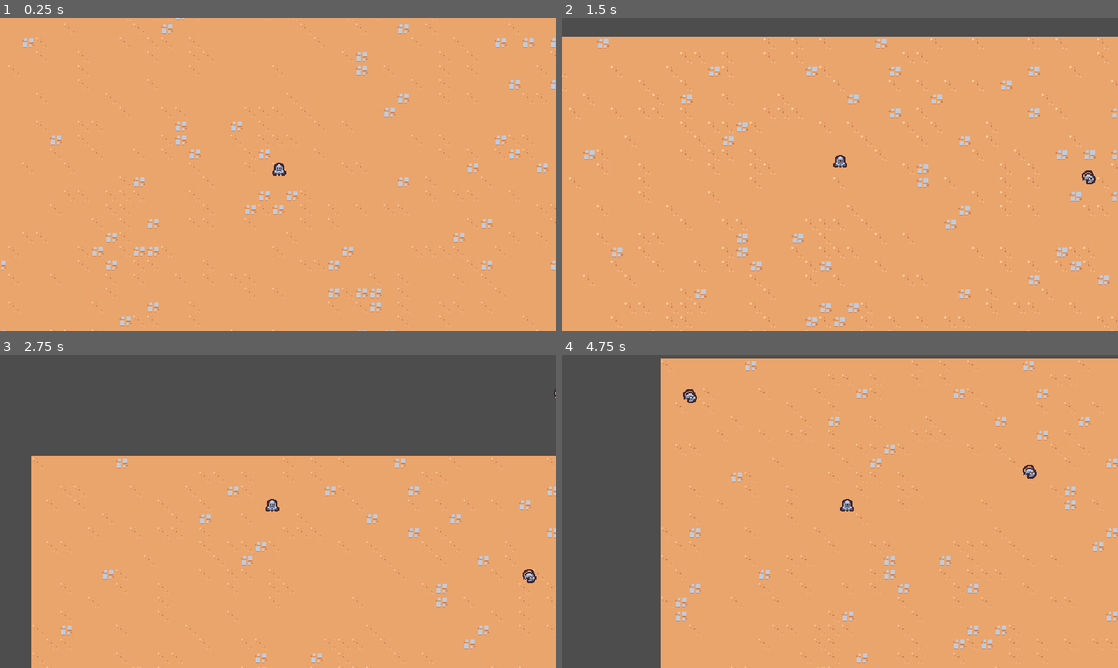
Above: before the commit, frames 1-4 (two rows, left to right).
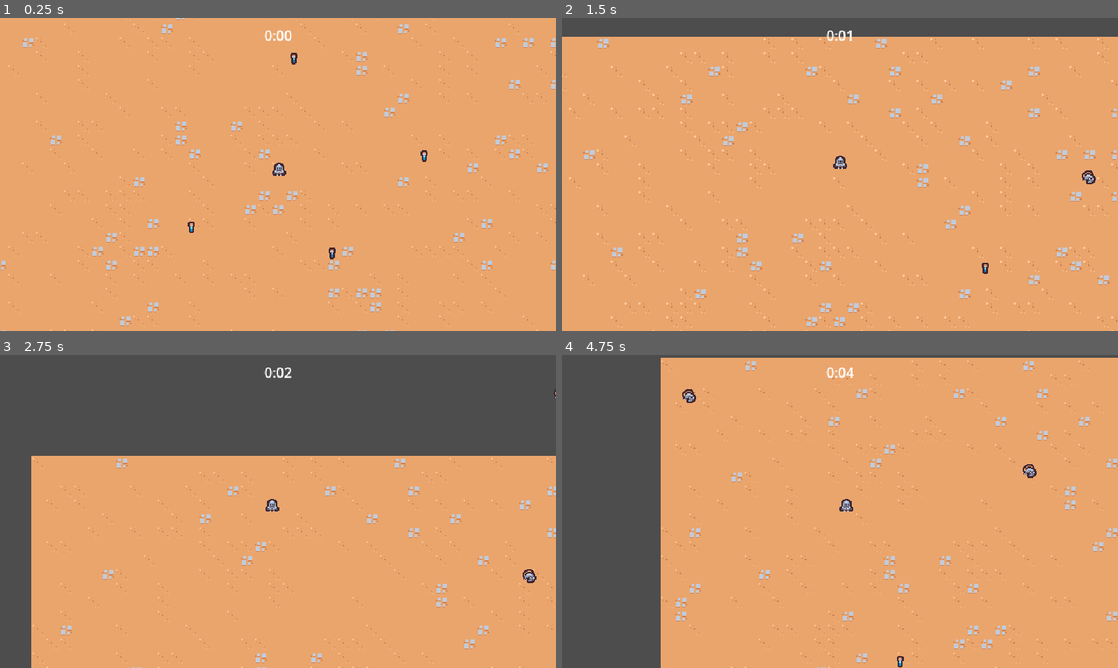
Above: after the commit, the same moments.

Repository: SevanBadal/godot-2d-exploration
Game: Godot game, scene res://scenes/main/main.tscn
Same seed, same stepped clock (60 frames per second), same inputs: the game is played once before the commit and once after it.
Inputs:
- Up to frame 1 (0.25 s): no input
- Up to frame 2 (1.5 s): hold W (move_up) from 0.53 s (still down)
- Up to frame 3 (2.75 s): release W (move_up) at 2.03 s; hold A (move_left) from 2.03 s (still down)
- Up to frame 4 (4.75 s): release A (move_left) at 3.53 s; hold S (move_down) 3.53-4.28 s; hold D (move_right) from 4.28 s (still down)

The runs differ from the first frame. In frame 1, 0.2% of the frame differs, in the area x 33-77%, y 4-78%; in frame 2, 0.2%; in frame 3, less than 0.1%; in frame 4, 0.4%, in the area x 17-100%, y 0-100%.

Commit message:
basic UI elements

Diff:
--- a/project.godot
+++ b/project.godot
@@ -14,6 +14,10 @@
 run/main_scene="res://scenes/main/main.tscn"
 config/features=PackedStringArray("4.3", "Forward Plus")
 config/icon="res://icon.svg"
+
+[autoload]
+
+GameEvent="*res://scenes/autoload/game_event.tscn"
 
 [display]
 
@@ -65,8 +69,8 @@
 2d_physics/layer_2="Player"
 2d_physics/layer_3="Enemy"
 2d_physics/layer_4="EnemyCollision"
+2d_physics/layer_5="PlayerPickup"
 
 [rendering]
 
 textures/canvas_textures/default_texture_filter=0
-2d/snap/snap_2d_transforms_to_pixel=true
--- /dev/null
+++ b/scenes/autoload/game_event.gd
@@ -0,0 +1,6 @@
+extends Node
+
+signal experience_vial_collected(number: float)
+
+func emit_experience_vial_collected(number: float):
+	experience_vial_collected.emit(number)
--- /dev/null
+++ b/scenes/autoload/game_event.tscn
@@ -0,0 +1,6 @@
+[gd_scene load_steps=2 format=3 uid="uid://da5mp7mogxbd2"]
+
+[ext_resource type="Script" path="res://scenes/autoload/game_event.gd" id="1_dlprt"]
+
+[node name="GameEvent" type="Node"]
+script = ExtResource("1_dlprt")
--- a/scenes/basic_enemy/basic_enemy.tscn
+++ b/scenes/game_object/basic_enemy/basic_enemy.tscn
@@ -1,7 +1,7 @@
 [gd_scene load_steps=5 format=3 uid="uid://w7mbqc56vspn"]
 
-[ext_resource type="Script" path="res://scenes/basic_enemy/basic_enemy.gd" id="1_qij3m"]
-[ext_resource type="Texture2D" uid="uid://c3m4ybbp213vn" path="res://scenes/basic_enemy/basic_enemy.png" id="2_vvne3"]
+[ext_resource type="Script" path="res://scenes/game_object/basic_enemy/basic_enemy.gd" id="1_qij3m"]
+[ext_resource type="Texture2D" uid="uid://c3m4ybbp213vn" path="res://scenes/game_object/basic_enemy/basic_enemy.png" id="2_vvne3"]
 
 [sub_resource type="CircleShape2D" id="CircleShape2D_ooyti"]
 radius = 12.0
--- /dev/null
+++ b/scenes/game_object/experience_vile/experience_vile.gd
@@ -0,0 +1,10 @@
+extends Node2D
+
+
+# Called when the node enters the scene tree for the first time.
+func _ready() -> void:
+	$Area2D.area_entered.connect(on_area_entered)
+
+func on_area_entered(other_area: Area2D):
+	GameEvent.emit_experience_vial_collected(4)
+	queue_free()
--- /dev/null
+++ b/scenes/game_object/experience_vile/experience_vile.tscn
@@ -0,0 +1,20 @@
+[gd_scene load_steps=4 format=3 uid="uid://cto8vlafv4qwv"]
+
+[ext_resource type="Script" path="res://scenes/game_object/experience_vile/experience_vile.gd" id="1_a7v67"]
+[ext_resource type="Texture2D" uid="uid://bovru3lb8s6pa" path="res://scenes/game_object/experience_vile/experience_vile.png" id="2_ow5vh"]
+
+[sub_resource type="CircleShape2D" id="CircleShape2D_r46u1"]
+radius = 16.0
+
+[node name="ExperienceVile" type="Node2D"]
+script = ExtResource("1_a7v67")
+
+[node name="Area2D" type="Area2D" parent="."]
+collision_layer = 0
+collision_mask = 16
+
+[node name="CollisionShape2D" type="CollisionShape2D" parent="Area2D"]
+shape = SubResource("CircleShape2D_r46u1")
+
+[node name="Sprite2D" type="Sprite2D" parent="."]
+texture = ExtResource("2_ow5vh")
--- a/scenes/game_camera/game_camera.tscn
+++ b/scenes/game_object/game_camera/game_camera.tscn
@@ -1,6 +1,6 @@
 [gd_scene load_steps=2 format=3 uid="uid://b6jwmja0202cb"]
 
-[ext_resource type="Script" path="res://scenes/game_camera/game_camera.gd" id="1_jao1i"]
+[ext_resource type="Script" path="res://scenes/game_object/game_camera/game_camera.gd" id="1_jao1i"]
 
 [node name="GameCamera" type="Camera2D"]
 script = ExtResource("1_jao1i")
--- a/scenes/player/player.tscn
+++ b/scenes/game_object/player/player.tscn
@@ -1,8 +1,11 @@
-[gd_scene load_steps=5 format=3 uid="uid://brp6c6mpit0gn"]
+[gd_scene load_steps=6 format=3 uid="uid://brp6c6mpit0gn"]
 
-[ext_resource type="Texture2D" uid="uid://es7eqva1y1fy" path="res://scenes/player/player.png" id="1_bo0nd"]
-[ext_resource type="Script" path="res://scenes/player/player.gd" id="1_ste3k"]
+[ext_resource type="Texture2D" uid="uid://es7eqva1y1fy" path="res://scenes/game_object/player/player.png" id="1_bo0nd"]
+[ext_resource type="Script" path="res://scenes/game_object/player/player.gd" id="1_ste3k"]
 [ext_resource type="PackedScene" uid="uid://o54nbb3gmvix" path="res://scenes/ability/sword_ability_controller/sword_ability_controller.tscn" id="2_sx7bu"]
+
+[sub_resource type="CircleShape2D" id="CircleShape2D_tmdyy"]
+radius = 32.0
 
 [sub_resource type="CircleShape2D" id="CircleShape2D_dc6bw"]
 radius = 5.0
@@ -16,6 +19,16 @@
 
 [node name="SwordAbilityController" parent="AbilityManager" instance=ExtResource("2_sx7bu")]
 
+[node name="Area2D" type="Area2D" parent="."]
+collision_layer = 16
+collision_mask = 0
+
+[node name="CollisionShape2D" type="CollisionShape2D" parent="Area2D"]
+light_mask = 0
+visibility_layer = 0
+position = Vector2(0, -5)
+shape = SubResource("CircleShape2D_tmdyy")
+
 [node name="Sprite2D" type="Sprite2D" parent="."]
 texture = ExtResource("1_bo0nd")
 offset = Vector2(0, -8)
--- a/scenes/main/main.tscn
+++ b/scenes/main/main.tscn
@@ -1,14 +1,25 @@
-[gd_scene load_steps=5 format=3 uid="uid://boeqlijb0psqk"]
+[gd_scene load_steps=9 format=3 uid="uid://boeqlijb0psqk"]
 
-[ext_resource type="PackedScene" uid="uid://b6jwmja0202cb" path="res://scenes/game_camera/game_camera.tscn" id="1_5l0fp"]
-[ext_resource type="PackedScene" uid="uid://brp6c6mpit0gn" path="res://scenes/player/player.tscn" id="1_l38w4"]
+[ext_resource type="PackedScene" uid="uid://b6jwmja0202cb" path="res://scenes/game_object/game_camera/game_camera.tscn" id="1_5l0fp"]
+[ext_resource type="PackedScene" uid="uid://brp6c6mpit0gn" path="res://scenes/game_object/player/player.tscn" id="1_l38w4"]
 [ext_resource type="TileSet" uid="uid://cs1hvy36tsa4t" path="res://resources/tileset.tres" id="1_n0m10"]
 [ext_resource type="PackedScene" uid="uid://bwsy4sndd7tut" path="res://scenes/manager/enemy_manager.tscn" id="1_p642y"]
+[ext_resource type="PackedScene" uid="uid://06pl158bh4vx" path="res://scenes/ui/arena_time_ui.tscn" id="1_rfhp7"]
+[ext_resource type="PackedScene" uid="uid://drjmgltt0cfau" path="res://scenes/manager/arena_time_manager.tscn" id="2_a565s"]
+[ext_resource type="PackedScene" uid="uid://cn0qwnclsua58" path="res://scenes/manager/experience_manager.tscn" id="4_4lgfi"]
+[ext_resource type="PackedScene" uid="uid://cto8vlafv4qwv" path="res://scenes/game_object/experience_vile/experience_vile.tscn" id="7_33tnh"]
 
 [node name="Main" type="Node"]
 metadata/_edit_vertical_guides_ = [-1063.0]
 
+[node name="ArenaTimeUI" parent="." node_paths=PackedStringArray("arena_time_manager") instance=ExtResource("1_rfhp7")]
+arena_time_manager = NodePath("../ArenaTimeManager")
+
+[node name="ArenaTimeManager" parent="." instance=ExtResource("2_a565s")]
+
 [node name="EnemyManager" parent="." instance=ExtResource("1_p642y")]
+
+[node name="ArenaExperienceManager" parent="." instance=ExtResource("4_4lgfi")]
 
 [node name="GameCamera" parent="." instance=ExtResource("1_5l0fp")]
 
@@ -20,3 +31,15 @@
 
 [node name="Player" parent="." instance=ExtResource("1_l38w4")]
 position = Vector2(379, 289)
+
+[node name="ExperienceVile" parent="." instance=ExtResource("7_33tnh")]
+position = Vector2(278, 348)
+
+[node name="ExperienceVile2" parent="." instance=ExtResource("7_33tnh")]
+position = Vector2(546, 266)
+
+[node name="ExperienceVile3" parent="." instance=ExtResource("7_33tnh")]
+position = Vector2(396, 154)
+
+[node name="ExperienceVile4" parent="." instance=ExtResource("7_33tnh")]
+position = Vector2(440, 378)
--- /dev/null
+++ b/scenes/manager/arena_time_manager.gd
@@ -0,0 +1,6 @@
+extends Node
+
+@onready var time = $Timer # use if referencing many times
+
+func get_time_elapsed():
+	return time.wait_time - time.time_left
--- /dev/null
+++ b/scenes/manager/arena_time_manager.tscn
@@ -0,0 +1,11 @@
+[gd_scene load_steps=2 format=3 uid="uid://drjmgltt0cfau"]
+
+[ext_resource type="Script" path="res://scenes/manager/arena_time_manager.gd" id="1_6woyl"]
+
+[node name="ArenaTimeManager" type="Node"]
+script = ExtResource("1_6woyl")
+
+[node name="Timer" type="Timer" parent="."]
+wait_time = 60.0
+one_shot = true
+autostart = true
--- a/scenes/manager/enemy_manager.tscn
+++ b/scenes/manager/enemy_manager.tscn
@@ -1,7 +1,7 @@
 [gd_scene load_steps=3 format=3 uid="uid://bwsy4sndd7tut"]
 
 [ext_resource type="Script" path="res://scenes/manager/enemy_manager.gd" id="1_x2v7i"]
-[ext_resource type="PackedScene" uid="uid://w7mbqc56vspn" path="res://scenes/basic_enemy/basic_enemy.tscn" id="2_brwdg"]
+[ext_resource type="PackedScene" uid="uid://w7mbqc56vspn" path="res://scenes/game_object/basic_enemy/basic_enemy.tscn" id="2_brwdg"]
 
 [node name="EnemyManager" type="Node"]
 script = ExtResource("1_x2v7i")
--- /dev/null
+++ b/scenes/manager/experience_manager.gd
@@ -0,0 +1,13 @@
+extends Node
+
+var current_experience = 0
+
+func _ready():
+	GameEvent.experience_vial_collected.connect(on_experience_vial_collected)
+
+func increment_experience(number: float):
+	current_experience += number
+	print("current experience " + str(current_experience))
+
+func on_experience_vial_collected(number: float):
+	increment_experience(number)
--- /dev/null
+++ b/scenes/manager/experience_manager.tscn
@@ -0,0 +1,6 @@
+[gd_scene load_steps=2 format=3 uid="uid://cn0qwnclsua58"]
+
+[ext_resource type="Script" path="res://scenes/manager/experience_manager.gd" id="1_61sgt"]
+
+[node name="ExperienceManager" type="Node"]
+script = ExtResource("1_61sgt")
--- /dev/null
+++ b/scenes/ui/arena_time_ui.gd
@@ -0,0 +1,16 @@
+extends CanvasLayer
+
+
+@export var arena_time_manager: Node
+@onready var label = %Label
+
+func _process(_delta):
+	if arena_time_manager == null:
+		return
+	var time_elapsed = arena_time_manager.get_time_elapsed()
+	label.text = format_seconds_to_string(time_elapsed)
+
+func format_seconds_to_string(seconds: float):
+	var minutes = floor(seconds / 60)
+	var remaining_seconds = seconds - (minutes * 60)
+	return str(minutes) + ":" + "%02d" % floor(remaining_seconds)
--- /dev/null
+++ b/scenes/ui/arena_time_ui.tscn
@@ -0,0 +1,22 @@
+[gd_scene load_steps=2 format=3 uid="uid://06pl158bh4vx"]
+
+[ext_resource type="Script" path="res://scenes/ui/arena_time_ui.gd" id="1_pdwo5"]
+
+[node name="ArenaTimeUI" type="CanvasLayer"]
+script = ExtResource("1_pdwo5")
+
+[node name="MarginContainer" type="MarginContainer" parent="."]
+anchors_preset = 15
+anchor_right = 1.0
+anchor_bottom = 1.0
+grow_horizontal = 2
+grow_vertical = 2
+mouse_filter = 2
+theme_override_constants/margin_top = 8
+
+[node name="Label" type="Label" parent="MarginContainer"]
+unique_name_in_owner = true
+layout_mode = 2
+size_flags_horizontal = 4
+size_flags_vertical = 0
+text = "Test"
--- /dev/null
+++ b/scenes/ui/experience_ui.tscn
@@ -0,0 +1,29 @@
+[gd_scene load_steps=2 format=3 uid="uid://cpeeecekjoysk"]
+
+[sub_resource type="GDScript" id="GDScript_5gqsy"]
+script/source = "extends CanvasLayer
+
+
+# Called when the node enters the scene tree for the first time.
+func _ready() -> void:
+
+
+"
+
+[node name="ExperienceUI" type="CanvasLayer"]
+script = SubResource("GDScript_5gqsy")
+
+[node name="MarginContainer" type="MarginContainer" parent="."]
+anchors_preset = 15
+anchor_right = 1.0
+anchor_bottom = 1.0
+grow_horizontal = 2
+grow_vertical = 2
+theme_override_constants/margin_right = 8
+
+[node name="Label" type="Label" parent="MarginContainer"]
+unique_name_in_owner = true
+layout_mode = 2
+size_flags_horizontal = 8
+size_flags_vertical = 0
+text = "Count: 0"
Renamed: scenes/basic_enemy/basic_enemy.gd -> scenes/game_object/basic_enemy/basic_enemy.gd
Renamed: scenes/basic_enemy/basic_enemy.png -> scenes/game_object/basic_enemy/basic_enemy.png
Not shown, changed: scenes/game_object/basic_enemy/basic_enemy.png.import
Binary file added: scenes/game_object/experience_vile/experience_vile.png
Not shown, changed: scenes/game_object/experience_vile/experience_vile.png.import
Renamed: scenes/game_camera/game_camera.gd -> scenes/game_object/game_camera/game_camera.gd
Renamed: scenes/player/player.gd -> scenes/game_object/player/player.gd
Renamed: scenes/player/player.png -> scenes/game_object/player/player.png
Not shown, added: scenes/game_object/player/player.png.import
